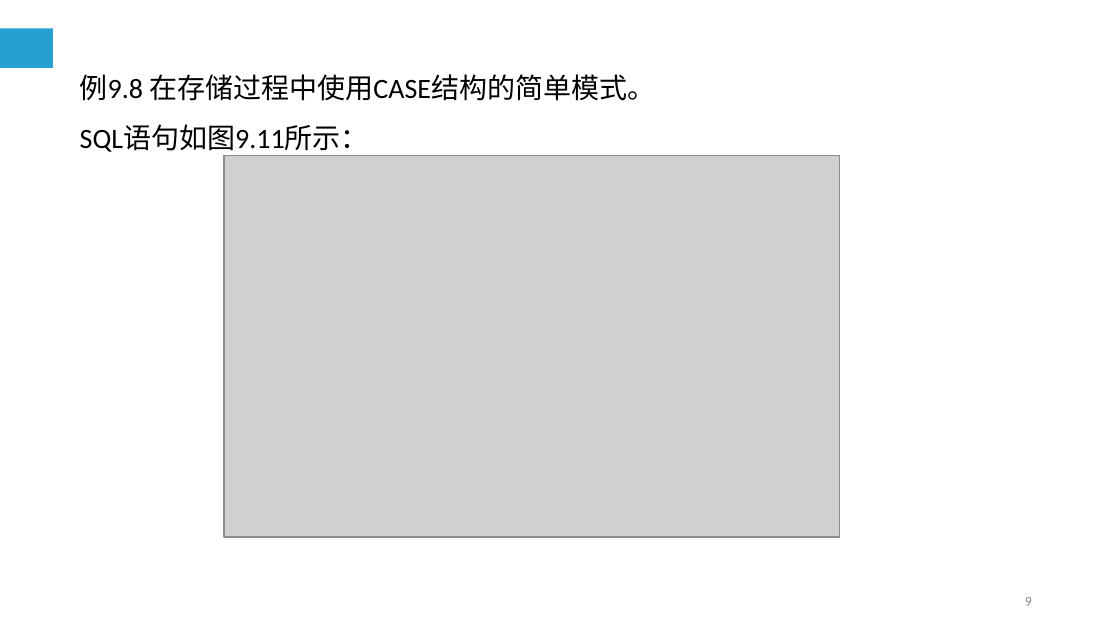
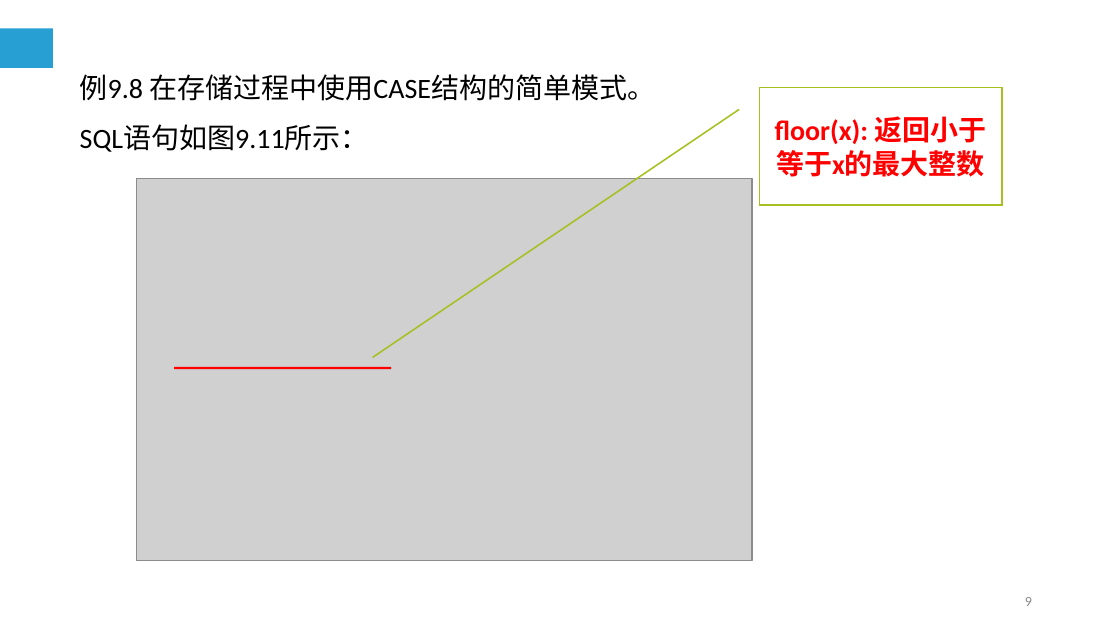
Before and after one commit to cqj726/mysql-s-PPT, a slide deck: slide 9 of PPT/第9章 MySQL编程基础（二）.ppt. Drawn at 1120x630 pixels with LibreOffice and Linux fonts; fonts in the diff are those of the drawing; grey boxes stand for pictures. Boxes give left, top, right and bottom in pixels: in the first picture for what was removed or moved away, otherwise in the second. Text is boxed around its words. In the diff, an @@ line names an element or a change of style, - is before the commit and + after.

```diff
--- a/PPT/第9章 MySQL编程基础（二）.ppt
+++ b/PPT/第9章 MySQL编程基础（二）.ppt
@@ border callout added at (759, 87, 1001, 205), fill #FFFFFF, outline #A7BF20 0.99 pt, 18 pt, text #FF0000, bold @@
+floor(x): 返回小于等于x的最大整数
@@ picture: place and size @@
-picture at (224, 156, 840, 538)
+picture at (137, 179, 753, 561)
@@ line added from (175, 368) to (391, 368), #FF0000 1.5 pt @@
```
Also in this commit, not shown: 4 other slides changed, 4 slides added, 4 slides removed, 3 other files.
